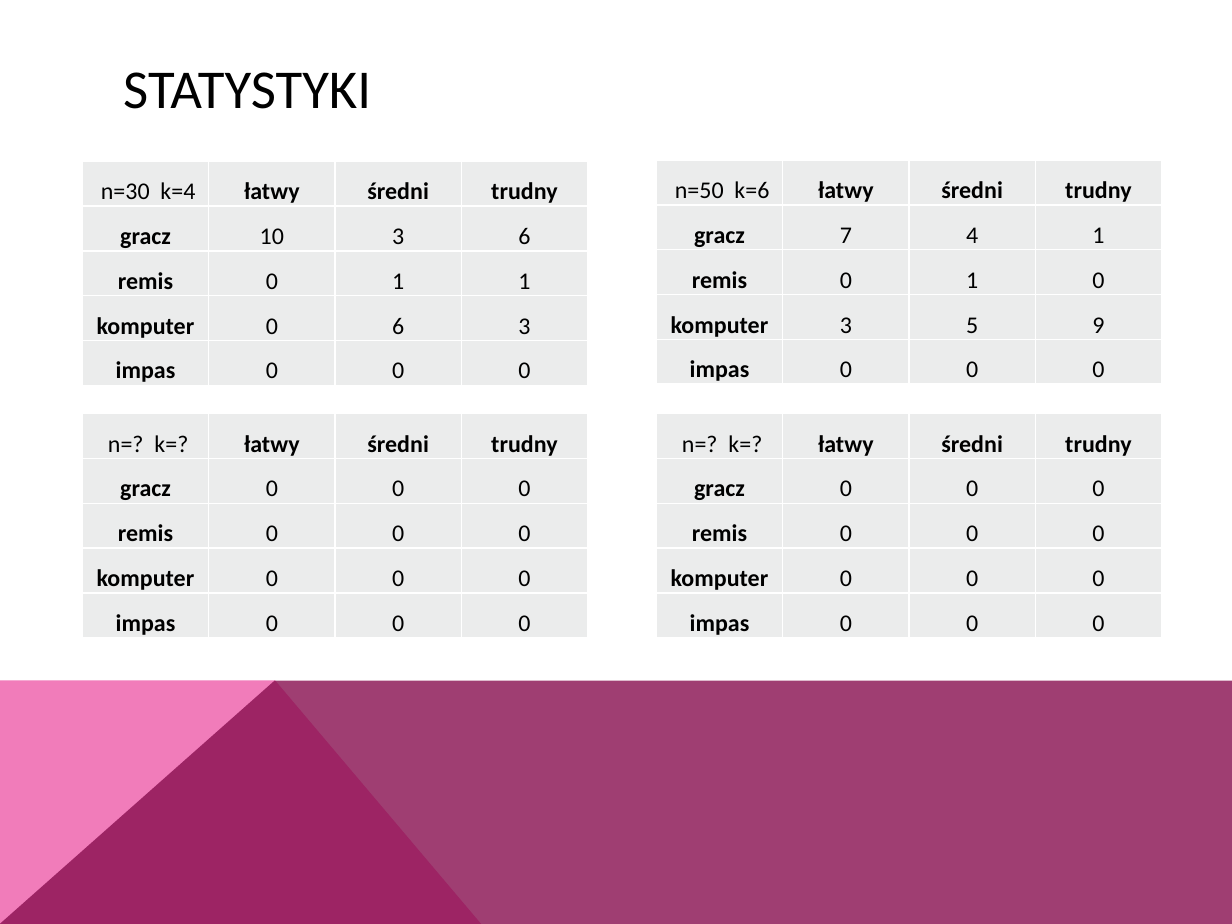
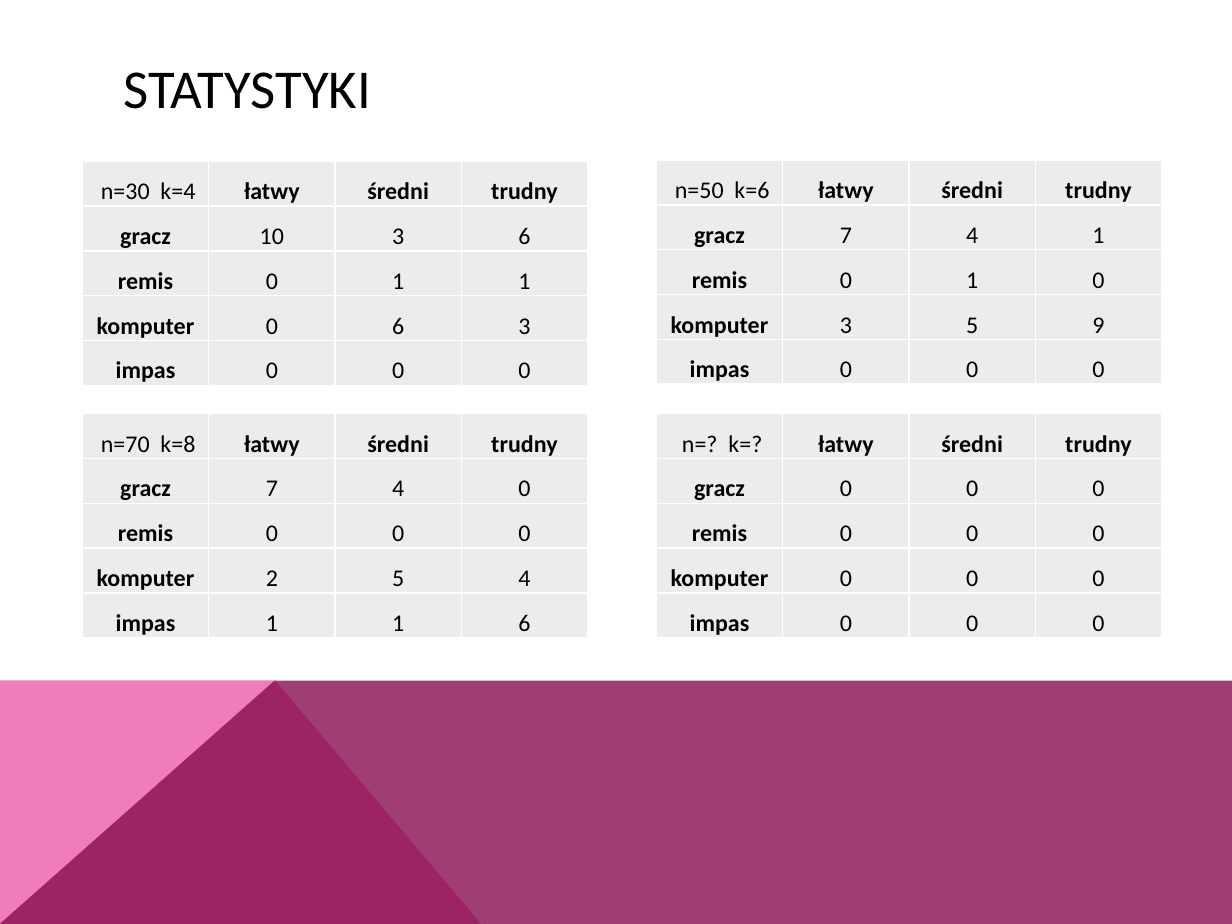
Before and after one commit to anyanyany/KTL, a slide deck: slide 6 of Opis projektu/Prezentacja.pptx. Drawn at 1232x924 pixels with LibreOffice and Linux fonts; fonts in the diff are those of the drawing. Boxes give left, top, right and bottom in pixels: in the first picture for what was removed or moved away, otherwise in the second. Text is boxed around its words. In the diff, an @@ line names an element or a change of style, - is before the commit and + after.

Commit message:
presentation update

```diff
--- a/Opis projektu/Prezentacja.pptx
+++ b/Opis projektu/Prezentacja.pptx
@@ table at [83, 414, 590, 639] @@
-row 1, column 1: n=? k=?
+row 1, column 1: n=70 k=8
-row 2, column 2: 0
+row 2, column 2: 7
-row 2, column 3: 0
+row 2, column 3: 4
-row 4: komputer | 0 | 0 | 0
+row 4: komputer | 2 | 5 | 4
-row 5: impas | 0 | 0 | 0
+row 5: impas | 1 | 1 | 6
```
